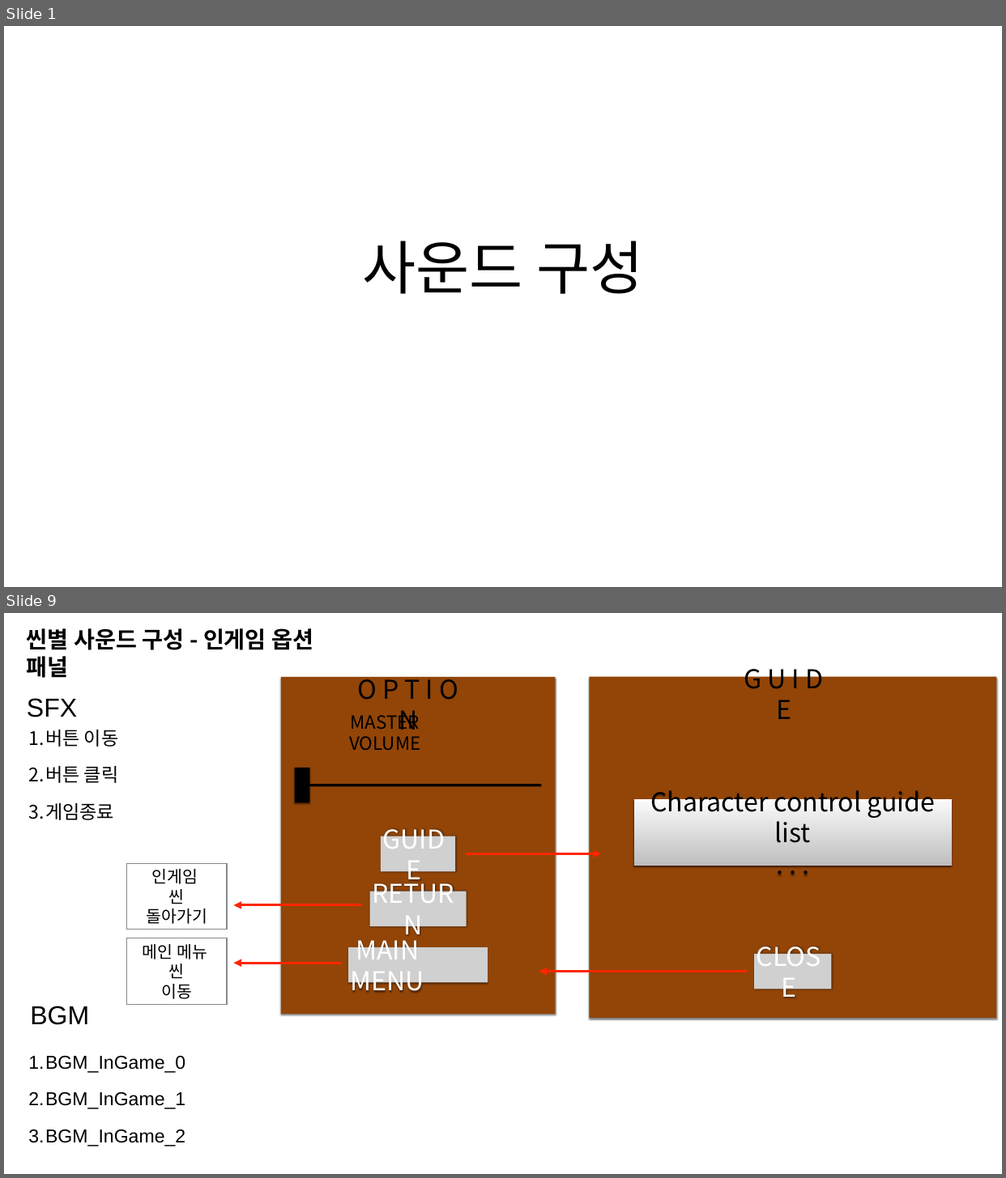
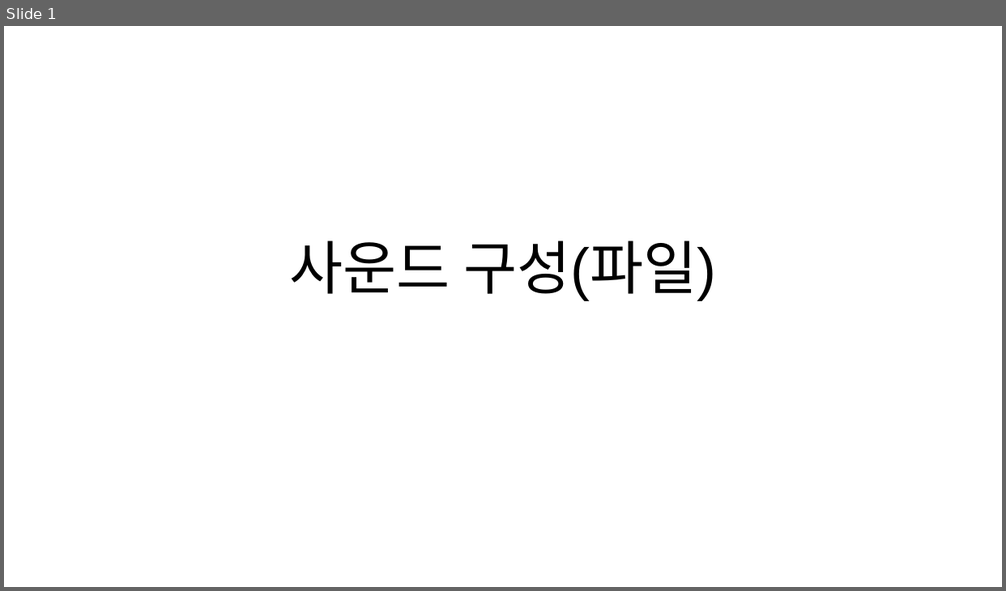
Before and after one commit to penspanic/ITWGamejam, a slide deck: Resource/Sound/RocketMan_사운드구성.pptx. Shown one above the other, each under a label of ours: slides 1 and 9 before the commit, slide 1 after it; the slides between them are not shown. The pictures are 1006x1178 and 1006x591 pixels, drawn with LibreOffice and Linux fonts; fonts in the diff are those of the drawing; grey boxes stand for pictures. Boxes give left, top, right and bottom in pixels: in the first picture for what was removed or moved away, otherwise in the second. Text is boxed around its words. In the diff, an @@ line names an element or a change of style, - is before the commit and + after.

Commit message:
[고요한] SFX,BGM 인게임 음원 파일들 Resource/Sound 폴더에 저장

```diff
--- a/Resource/Sound/RocketMan_사운드구성.pptx
+++ b/Resource/Sound/RocketMan_사운드구성.pptx
@@ slide 9 removed at [4, 613, 1002, 1174], background #FFFFFF @@
@@ text removed at [27, 628, 313, 678] @@
-씬별 사운드 구성 - 인게임 옵션 패널
@@ rectangle removed at [281, 677, 555, 1014] @@
@@ text removed at [357, 672, 459, 730] @@
-O P T I O N
@@ rectangle removed at [589, 677, 996, 1018] @@
@@ text removed at [744, 662, 824, 719] @@
-G U I D E
@@ text removed at [27, 698, 77, 717] @@
-SFX
@@ text removed at [28, 730, 119, 820] @@
-1. 버튼 이동
-2. 버튼 클릭
-3. 게임종료
@@ text removed at [349, 710, 421, 750] @@
-MASTER VOLUME
@@ rectangle removed at [295, 768, 309, 803] @@
@@ line removed from (307, 785) to (541, 785) @@
@@ rectangle removed at [633, 799, 952, 866] @@
-Character control guide list
-. . .
@@ picture removed at [381, 837, 455, 871] @@
-GUIDE
@@ arrow removed from (466, 854) to (601, 854) @@
@@ rectangle removed at [127, 863, 227, 929] @@
-인게임
-씬
-돌아가기
@@ picture removed at [370, 892, 466, 926] @@
-RETURN
@@ arrow removed from (362, 905) to (234, 905) @@
@@ rectangle removed at [127, 939, 227, 1004] @@
-메인 메뉴
-씬
-이동
@@ picture removed at [348, 948, 488, 982] @@
-MAIN MENU
@@ arrow removed from (342, 963) to (234, 963) @@
@@ arrow removed from (747, 972) to (539, 972) @@
@@ picture removed at [754, 954, 831, 989] @@
-CLOSE
@@ text removed at [30, 1006, 89, 1025] @@
-BGM
@@ text removed at [28, 1056, 185, 1147] @@
-1. BGM_InGame_0
-2. BGM_InGame_1
-3. BGM_InGame_2
@@ slide 1 changed as well @@
@@ title at [290, 241, 716, 301]: text changed @@
-사운드 구성
+사운드 구성(파일)
```
Also in this commit, not shown: 2 slides added, 9 other slides removed, 34 other files.
